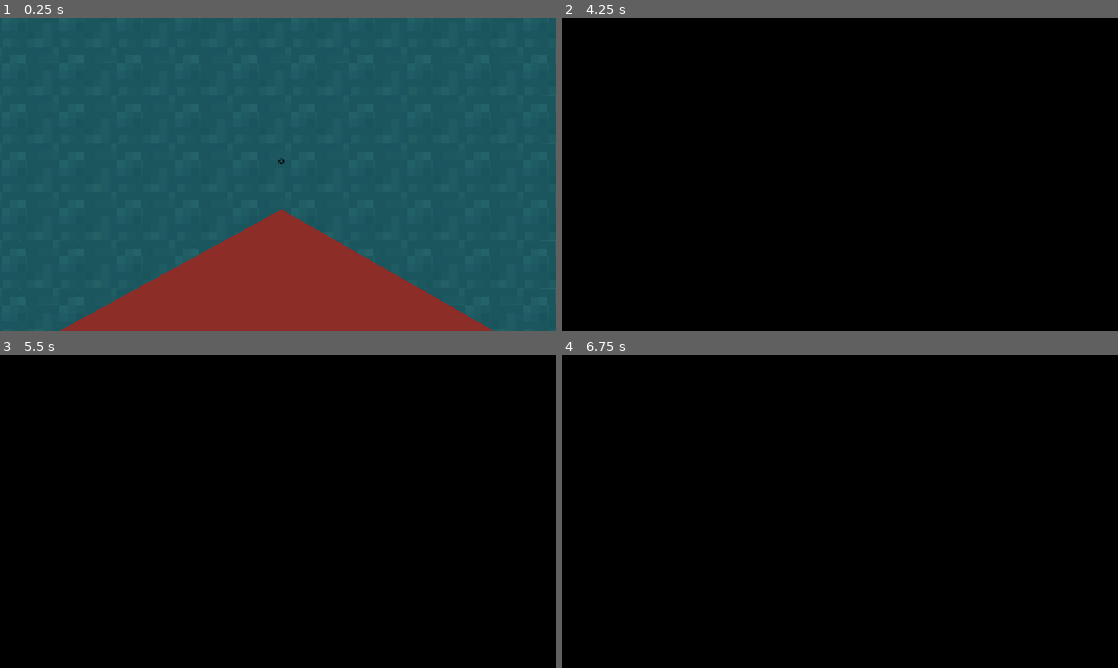
Above: before the commit, frames 1-4 (two rows, left to right).
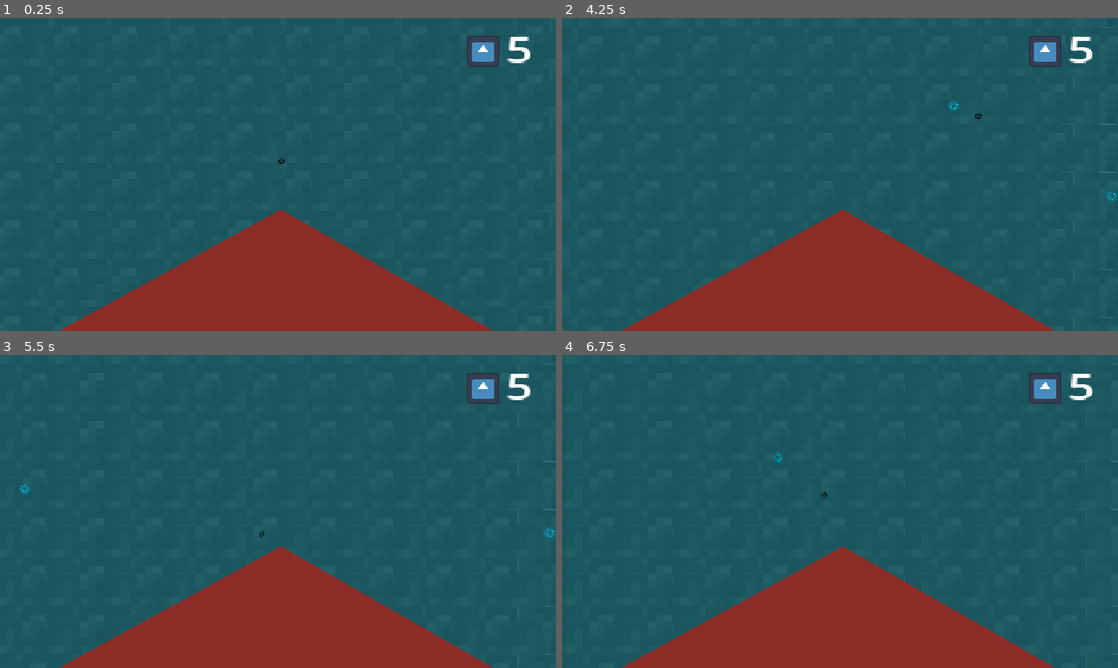
Above: after the commit, the same moments.

Repository: dabantoibarguen/Mullu-PGJ2026
Game: Godot game, scene res://pesca/pesca_main.tscn
Same seed, same stepped clock (60 frames per second), same inputs: the game is played once before the commit and once after it. This scene is started directly instead of the project's main scene. The engine's default icon, where the game draws it, is replaced by a stand-in: a white triangle on a blue panel in a dark square.
Inputs (mouse positions are in pixels of both pictures, inside the frame that each line leads up to):
- Up to frame 1 (0.25 s): no input
- Up to frame 2 (4.25 s): tap Enter at 0.5, 2 s; move the mouse to (962, 158) at 0.52 s; hold Right (ui_right) 0.53-1.28 s; tap Space at 0.77, 1.25, 1.52, 2.75, 3.02, 3.77 s; move the mouse to (728, 190) at 1.27 s; hold Down (ui_down) 1.28-2.03 s; move the mouse to (895, 105) at 2.02 s; hold Right (ui_right) 2.03-2.78 s; move the mouse to (812, 237) at 2.77 s; hold Up (ui_up) 2.78-3.53 s; move the mouse to (1006, 221) at 3.52 s; hold Left (ui_left) from 3.53 s (still down); tap Escape at 4.15 s
- Up to frame 3 (5.5 s): move the mouse to (111, 464) at 4.27 s; tap Space at 4.52 s; tap Enter at 5 s; move the mouse to (305, 511) at 5.02 s; release Left (ui_left) at 5.03 s; hold Down (ui_down) from 5.03 s (still down)
- Up to frame 4 (6.75 s): tap Space at 5.75, 6.02 s; move the mouse to (756, 433) at 5.77 s; release Down (ui_down) at 5.78 s; hold Right (ui_right) 5.78-6.53 s; move the mouse to (962, 495) at 6.52 s; hold Up (ui_up) from 6.53 s (still down)

The runs differ from the first frame. In frame 1, 0.8% of the frame differs, in the area x 84-96%, y 5-16%; in frame 2, 100%; in frame 3, 100%, in the area x 0-100%, y 0-100%; in frame 4, 100%.

Commit message:
Variables globales en global.gd

Diff:
--- a/buceo/buceo.tscn
+++ b/buceo/buceo.tscn
@@ -142,6 +142,7 @@
 vframes = 5
 
 [node name="Border" type="StaticBody2D" parent="." unique_id=173906715]
+visible = false
 z_index = 5
 scale = Vector2(1.183381, 1.2888223)
 
--- /dev/null
+++ b/global.gd
@@ -0,0 +1,34 @@
+extends Node
+
+var fish_dictionary = {
+	# "nombre": [[profundidad(es)], [temperatura(s)], tamaño min, tamaño max,
+	#             dificultad, [hora, marea (opcional)]
+	"anchoveta": [["Mar bajo", "Mar Aeropuerto"], ["Frio"], 12, 20,
+					1, ["Mañana"]],
+
+	"tiburón toyo": [["Mar medio", "Mar Profundo"], ["Frio"], 60, 120,
+					4, ["Noche"]], # Crear Madrugada?
+
+	"mantarraya": [["Mar bajo"], ["Temperada", "Caliente"], 100, 220,
+					5, ["Mediodía"]],
+
+	"chita": [["Mar bajo"], ["Frio", "Temperada"], 20, 40,
+					3, ["Mañana"]],
+
+	"pez diablo": [["Mar medio"], ["Temperada"], 12, 27,
+					4, ["Tarde"]],
+
+	"cangrejo": [["Mar bajo"], ["Frio", "Temperado"], 6, 10,
+					2, ["Mañana", "Marea baja"]],
+
+	"pez globo": [["Mar profundo"], ["Temperado", "Caliente"], 18, 44,
+					3, ["Mañana", "Marea baja"]],
+
+}
+
+var mullu_dictionary = {
+
+}
+
+var total_fish = 0
+var total_mullu = 0
--- a/navegacion/control-navegacion.gd
+++ b/navegacion/control-navegacion.gd
@@ -10,7 +10,7 @@
 var mullu = 0
 
 var temperatura = 0
-var hora = 0
+var hora = "Mañana"
 var profundidad # Sacar esto del tile del barco
 
 var energy: int = 120:
@@ -31,11 +31,13 @@
 	menu.update_energy(energy)
 
 func cambio_tarde():
+	hora = "Tarde"
 	mLight.visible = false
 	aLight.visible = true
 	nLight.visible = false
 
 func cambio_noche():
+	hora = "Noche"
 	mLight.visible = false
 	aLight.visible = false
 	nLight.visible = true
--- a/navegacion/navegar.gd
+++ b/navegacion/navegar.gd
@@ -138,12 +138,14 @@
 	unhovered_cell = hovered_cell
 
 func pescar():
+	nav.energy -= 3
 	var pescar = pesca_game.instantiate()
 	pause_nav()
 	pescar.connect("resultado_pesca", add_fish)
 	nav.add_sibling(pescar)
 
 func bucear():
+	nav.energy -= 3
 	var buceo = buceo_game.instantiate()
 	pause_nav()
 	buceo.connect("resultado_buceo", add_mullu)
--- a/pesca/pesca_main.gd
+++ b/pesca/pesca_main.gd
@@ -6,19 +6,33 @@
 @onready var anzuelo = %Anzuelo
 @onready var blur = $AaronBlur
 @onready var juegoPesca = $AaronBlur/JuegoPesca
+@onready var durLabel = $Durabilidad
 
 signal resultado_pesca(pescado)
 
 var caught_indicator
 
+var pescados = 0
+
+var durabilidad = 5:
+	set(dur):
+		durabilidad = max(0 ,dur)
+		durLabel.text = str(durabilidad)
+		if durabilidad <= 0:
+			resultado_pesca.emit(0)
+			queue_free()
+
+# Limited area polygon calculations
 var triangles = []
 var triangle_cumulative_weights = []
 var total_area = 0.0
 
 func _ready() -> void:
+	durLabel.text = str(durabilidad)
 	timer.wait_time = 1
 	timer.start()
 	triangulate_fish_area()
+
 
 func go_fish(origin):
 	caught_indicator = origin
@@ -28,15 +42,14 @@
 
 func end_fishing(score = 0):
 	print("Puntaje: " + str(score))
+	if score < 6:
+		durabilidad -= 2
+	else:
+		pescados += 1 # Dependiendo del pescado
+		durabilidad -= 1
 	blur.visible = false
 	caught_indicator.queue_free()
 	anzuelo.speed = 400
-
-func _input(ev: InputEvent) -> void:
-	if ev is InputEventKey:
-		if ev.is_pressed() and ev.keycode == KEY_ESCAPE:
-			resultado_pesca.emit(0)
-			queue_free()
 
 func _on_spawn_timeout() -> void:
 	var pos = fish_area.to_global(get_random_point())
--- a/pesca/pesca_main.tscn
+++ b/pesca/pesca_main.tscn
@@ -64,7 +64,7 @@
 
 [node name="Parallax2D" type="Parallax2D" parent="." unique_id=635142950]
 texture_filter = 1
-scroll_offset = Vector2(-3, 1)
+scroll_offset = Vector2(826, 241)
 repeat_size = Vector2(120, 100)
 autoscroll = Vector2(10, 80)
 repeat_times = 10
@@ -156,4 +156,18 @@
 [node name="CamaraPesca" type="Camera2D" parent="." unique_id=2036240315]
 position = Vector2(576, 324)
 
+[node name="Durabilidad" type="Label" parent="." unique_id=352204426]
+offset_left = 1048.0
+offset_top = 14.0
+offset_right = 1088.0
+offset_bottom = 72.0
+scale = Vector2(2.347173, 1.7461473)
+theme_override_font_sizes/font_size = 42
+text = "0"
+
+[node name="Icon" type="Sprite2D" parent="." unique_id=1415150823]
+position = Vector2(1001, 68.99999)
+scale = Vector2(0.52372324, 0.50757456)
+texture = ExtResource("7_2jept")
+
 [connection signal="timeout" from="Spawn" to="." method="_on_spawn_timeout"]
--- a/project.godot
+++ b/project.godot
@@ -14,6 +14,10 @@
 run/main_scene="uid://cdan5ldacbkr0"
 config/features=PackedStringArray("4.7", "Forward Plus")
 config/icon="res://icon.svg"
+
+[autoload]
+
+Global="*uid://byhcpp3tuer1d"
 
 [display]
 
Not shown, added: global.gd.uid
